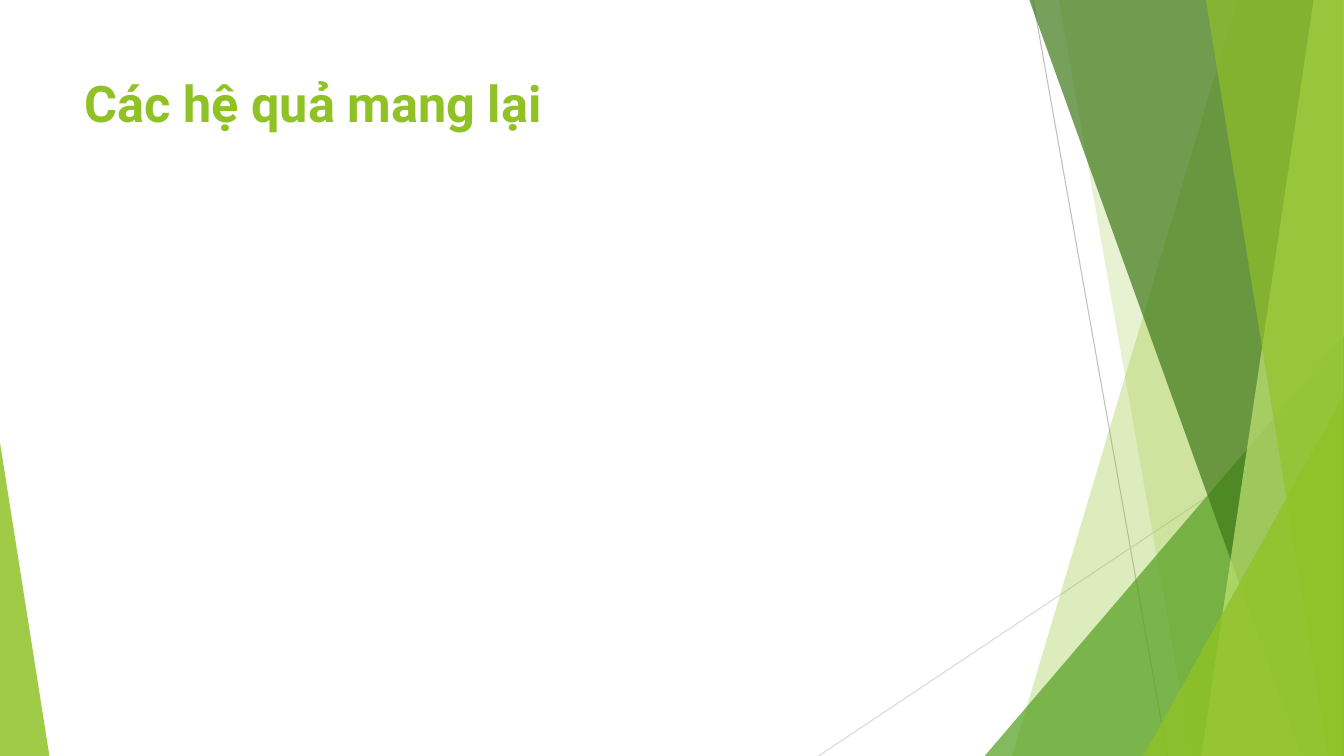
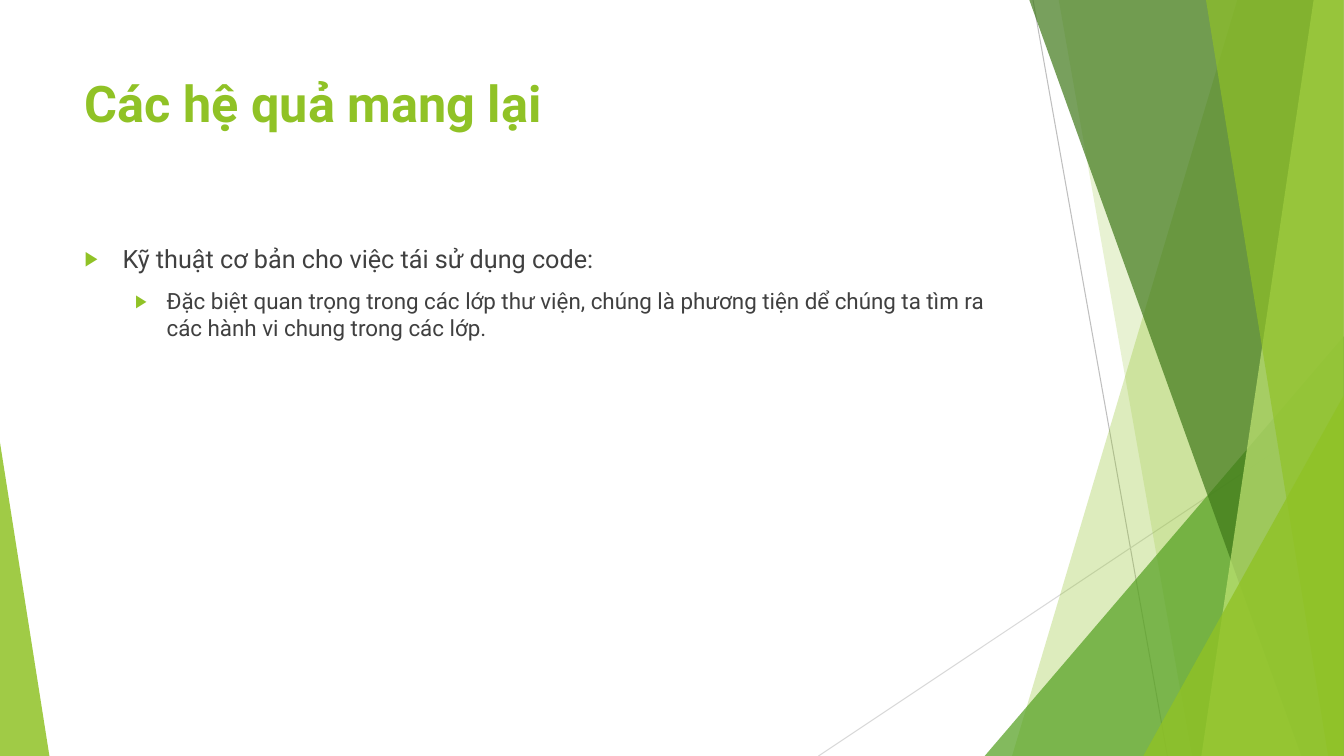
Before and after one commit to ChrisJamison/design_pattern, a slide deck: slide 8 of Báo cáo cuối kỳ/22. Template Method/Slide.pptx (slide 9 before the commit). Drawn at 1344x756 pixels with LibreOffice and Linux fonts; fonts in the diff are those of the drawing. Boxes give left, top, right and bottom in pixels: in the first picture for what was removed or moved away, otherwise in the second. Text is boxed around its words. In the diff, an @@ line names an element or a change of style, - is before the commit and + after.

```diff
--- a/Báo cáo cuối kỳ/22. Template Method/Slide.pptx
+++ b/Báo cáo cuối kỳ/22. Template Method/Slide.pptx
@@ text added at box(123, 247, 983, 341), 16 pt, text #404040 @@
+▶ Kỹ thuật cơ bản cho việc tái sử dụng code:
+  ▶ Đặc biệt quan trọng trong các lớp thư viện, chúng là phương tiện dể chúng ta tìm ra các hành vi chung trong các lớp.
```
Also in this commit, not shown: 8 other slides changed, 1 slide removed, 3 other files.
